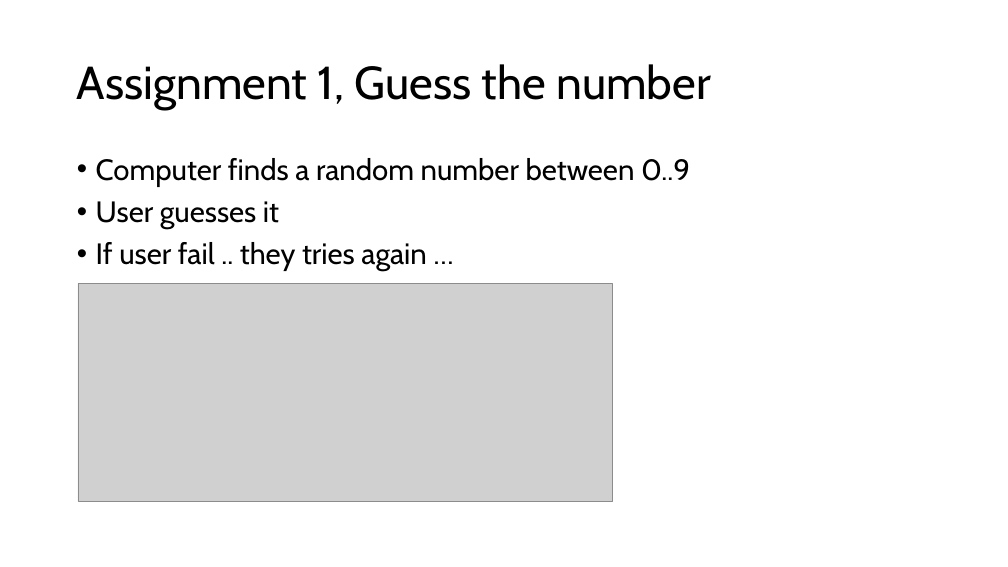
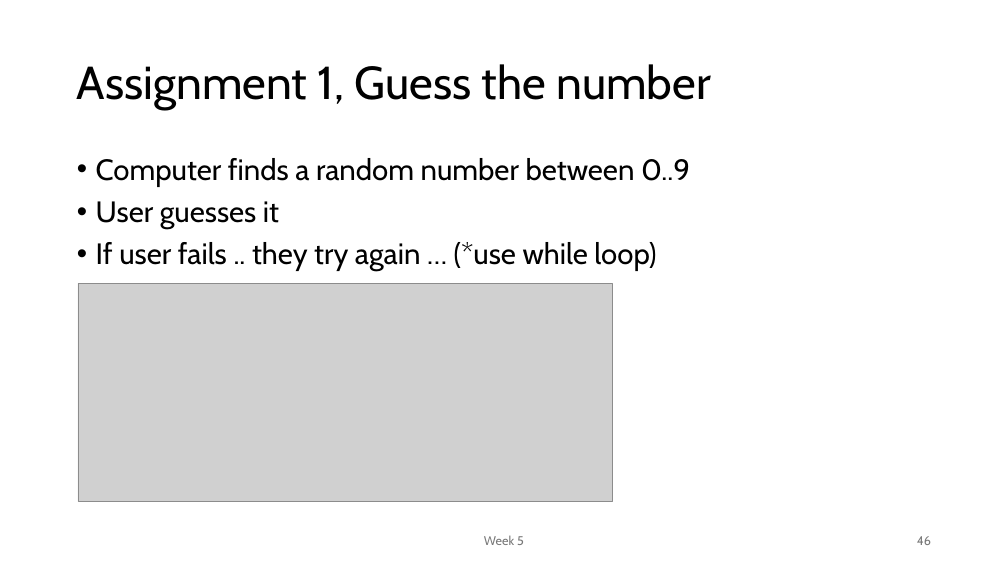
Before and after one commit to MoklaEducation/ems_fall_2025_cpp101, a slide deck: slide 46 of all/Intro to Programming_all.pptx. Drawn at 1008x567 pixels with LibreOffice and Linux fonts; fonts in the diff are those of the drawing; grey boxes stand for pictures. Boxes give left, top, right and bottom in pixels: in the first picture for what was removed or moved away, otherwise in the second. Text is boxed around its words. In the diff, an @@ line names an element or a change of style, - is before the commit and + after.

```diff
--- a/all/Intro to Programming_all.pptx
+++ b/all/Intro to Programming_all.pptx
@@ text at [96, 242, 656, 271]: text changed @@
-• If user fail .. they tries again …
+• If user fails .. they try again … (*use while loop)
@@ text added at [484, 535, 524, 545], 12 pt, text #797979 @@
+Week 5
@@ page number added at [917, 536, 931, 545], 12 pt, text #797979 @@
+46
```
Also in this commit, not shown: 8 other slides changed, 1 slide added, 1 other file.
